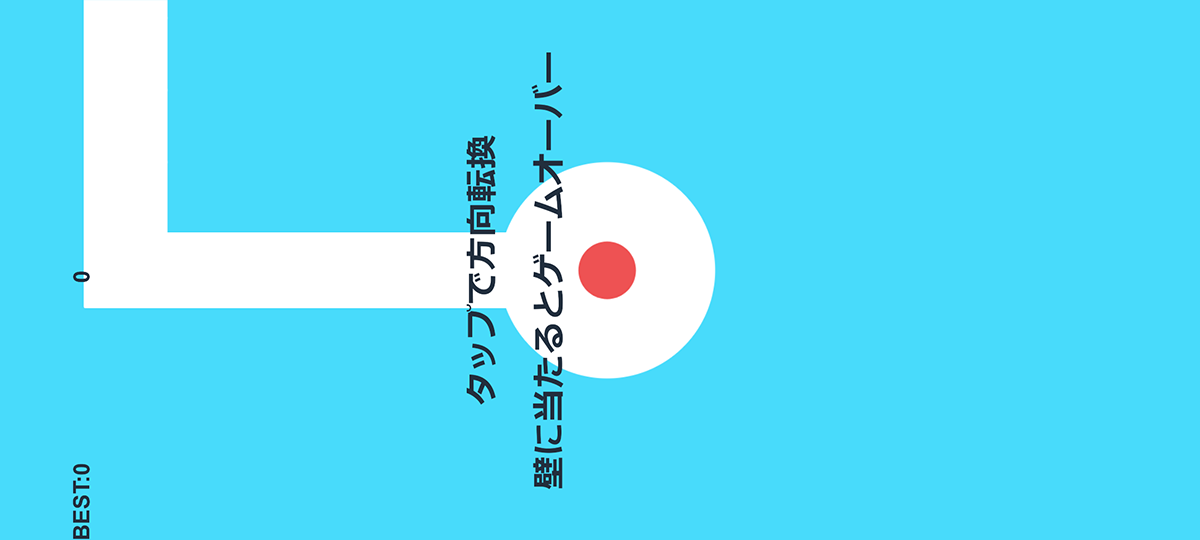
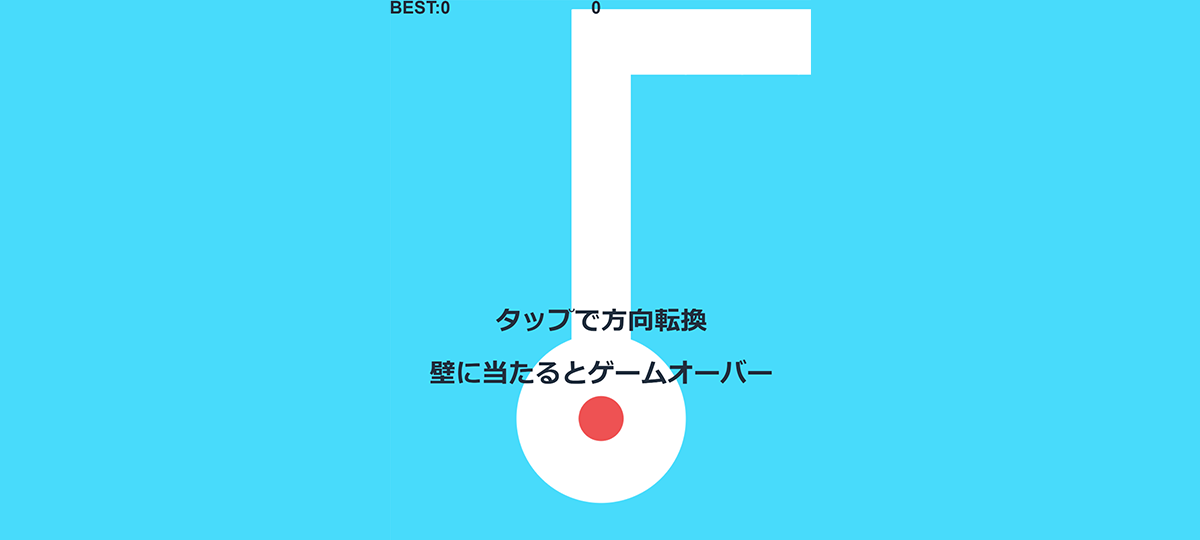
Layered file, before and after one edit (1200x540). Changes by layer:
renamed "co" to "screenshot", painted on it over <box>72,0,811,540</box>
